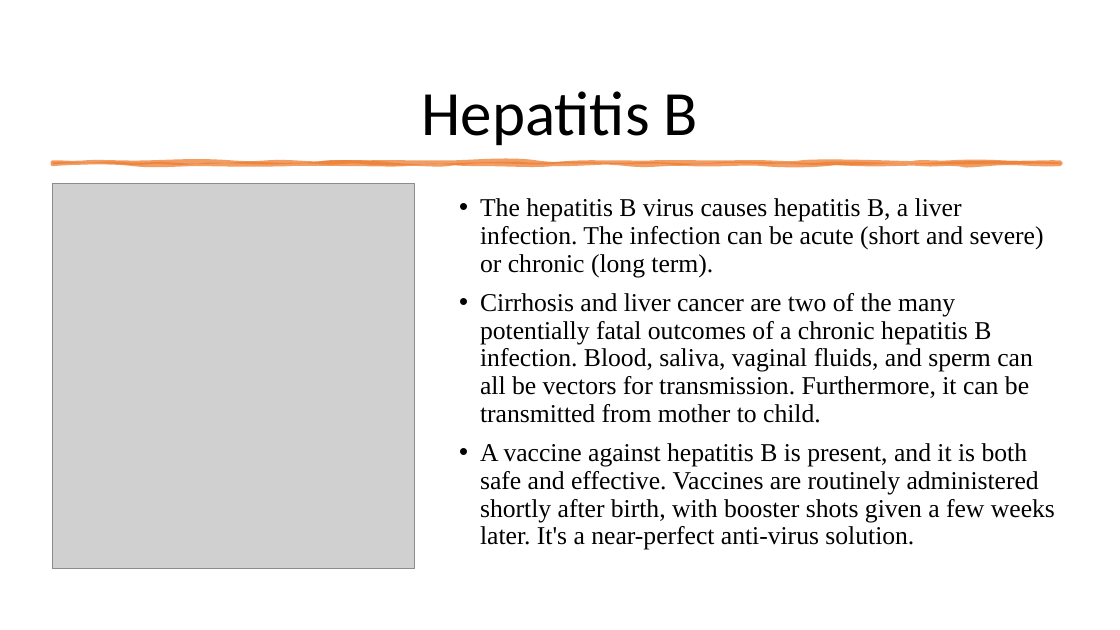
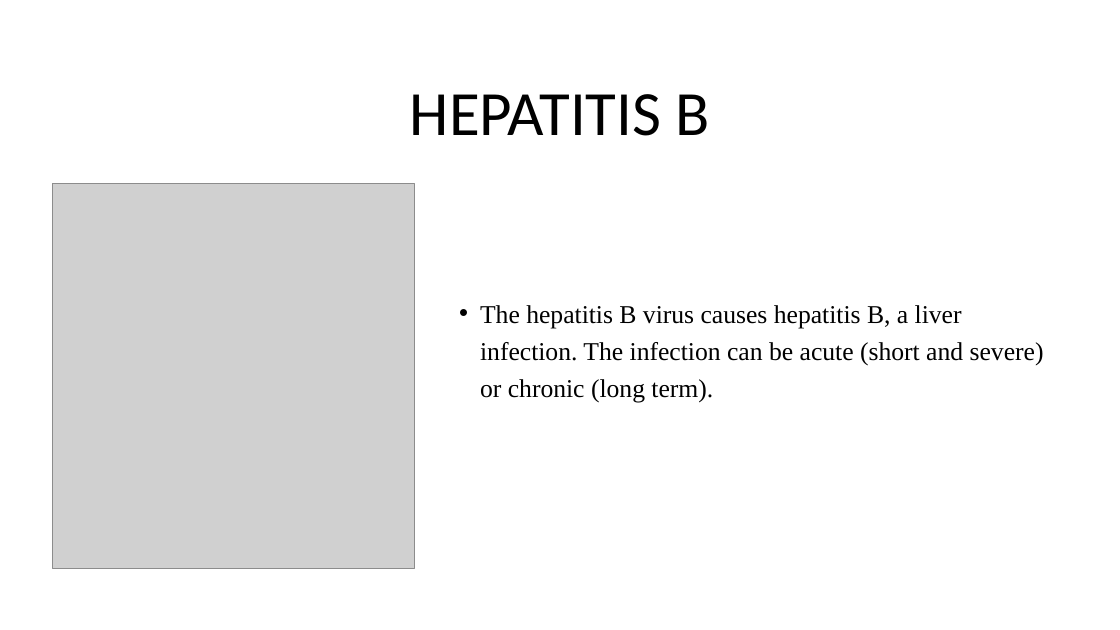
Before and after one commit to johnnie19/NHANES-HBV-Prediction-Analysis, a slide deck: slide 2 of Predictive Model for Chronic Hepatitis B Infection DataDivers.pptx. Drawn at 1120x630 pixels with LibreOffice and Linux fonts; fonts in the diff are those of the drawing; grey boxes stand for pictures; background and template pictures are left out. Boxes give left, top, right and bottom in pixels: in the first picture for what was removed or moved away, otherwise in the second. Text is boxed around its words. In the diff, an @@ line names an element or a change of style, - is before the commit and + after.

```diff
--- a/Predictive Model for Chronic Hepatitis B Infection DataDivers.pptx
+++ b/Predictive Model for Chronic Hepatitis B Infection DataDivers.pptx
@@ title at (410, 94, 710, 136): text changed @@
-Hepatitis B
+HEPATITIS B
@@ freeform shape removed at (53, 162, 1061, 164) @@
@@ text "The hepatitis B virus causes ...": place and size @@
-text "The hepatitis B virus causes ..." at (480, 198, 1055, 550)
+text "The hepatitis B virus causes ..." at (480, 305, 1044, 402)
@@ text "The hepatitis B virus causes ..." at (480, 305, 1044, 402): line spacing 0.9 to 1.2 @@
@@ text at (480, 293, 1055, 550): paragraphs removed @@
-• Cirrhosis and liver cancer are two of the many potentially fatal outcomes of a chronic hepatitis B infection. Blood, saliva, vaginal fluids, and sperm can all be vectors for transmission. Furthermore, it can be transmitted from mother to child.
-• A vaccine against hepatitis B is present, and it is both safe and effective. Vaccines are routinely administered shortly after birth, with booster shots given a few weeks later. It's a near-perfect anti-virus solution.
```
Also in this commit, not shown: 5 other slides changed, 12 slides added, 8 slides removed.
